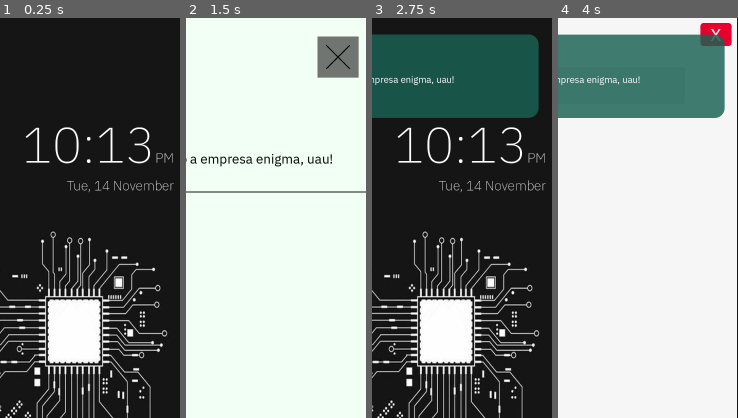
Above: before the commit, frames 1-4 (left to right).
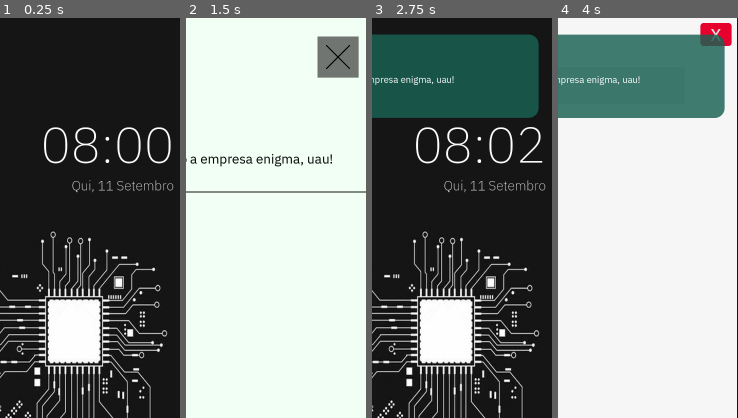
Above: after the commit, the same moments.

Repository: StudioENIGMA/ProjectENIGMA
Game: Godot game, scene res://scenes/main.tscn
Two runs of this game, one before a commit and one after it. Both use one fixed random seed, a clock stepped at 60 frames per second and the inputs below. The engine's default icon, where the game draws it, is replaced by a stand-in: a white triangle on a blue panel in a dark square.
Inputs (mouse positions are % of the whole screen's width and height, from its top left):
- Up to frame 1 (0.25 s): no input
- Up to frame 2 (1.5 s): click "Messages" at 0.5 s; click "< --" at 1.25 s
- Up to frame 3 (2.75 s): click (92, 5) at 2 s
- Up to frame 4 (4 s): click "App Store" at 2.75 s; click (50, 8) at 3.52 s; type "12" at 3.6 s
The pictures show only the part of the screen within x 50-100%, y 0-50%; the shares and areas given below are measured in that part.

The runs differ from the first frame. In frame 1, 3.0% of the frame differs, in the area x 13-97%, y 27-44%; in frame 2, nothing differs; in frame 3, 3.0%; in frame 4, nothing differs.

Commit message:
feat: add in game timed clock

Diff:
--- a/scenes/game_screen.tscn
+++ b/scenes/game_screen.tscn
@@ -43,18 +43,9 @@
 
 [node name="shop_app" parent="Control/Apps" instance=ExtResource("5_x5x4e")]
 visible = false
-offset_left = -540.0
-offset_top = -1205.0
-offset_right = -540.0
-offset_bottom = -1205.0
-is_fake = false
 
 [node name="fake_shop_app" parent="Control/Apps" instance=ExtResource("5_x5x4e")]
 visible = false
-offset_left = -540.0
-offset_top = -1205.0
-offset_right = -540.0
-offset_bottom = -1205.0
 
 [node name="ScrollContainer" type="ScrollContainer" parent="Control"]
 layout_mode = 0
@@ -158,6 +149,10 @@
 vertical_alignment = 1
 script = ExtResource("16_1vcyb")
 
+[node name="Timer" type="Timer" parent="."]
+wait_time = 600.0
+one_shot = true
+
 [connection signal="pressed" from="Control/ScrollContainer/VBoxContainer/SettingsButton" to="Control/ScrollContainer/TouchSoundPlayer" method="play_touch_sound"]
 [connection signal="pressed" from="Control/ScrollContainer/VBoxContainer/MessagesButton" to="Control/Apps/messages_app" method="show"]
 [connection signal="pressed" from="Control/ScrollContainer/VBoxContainer/MessagesButton" to="Control/ScrollContainer/TouchSoundPlayer" method="play_touch_sound"]
--- a/scripts/control.gd
+++ b/scripts/control.gd
@@ -1,7 +1,16 @@
 extends Control
+
+func day_zero() -> void:
+	pass
 
 # Called when the node enters the scene tree for the first time.
 func _ready() -> void:
+
+	var timer =	$"../Timer"
+	timer.start()
+
+	print(timer.get_time_left())
+
 	EventBus.send_message.emit("Chefinho", "seja bem vindo a empresa enigma, uau!", 0)
 	EventBus.send_notification.emit("seja bem vindo a empresa enigma, uau!", "Chefinho")
 
--- a/scripts/time_clock.gd
+++ b/scripts/time_clock.gd
@@ -1,51 +1,37 @@
 extends RichTextLabel
 
-func _physics_process(_delta: float) -> void:
-	var datetime = Time.get_datetime_dict_from_system()
+func _process(_delta: float) -> void:
+	var timer = $"../../Timer"
+
+	var current_day_minutes : float = -timer.get_time_left() + 1080
+
+	var current_hour : int = int(current_day_minutes) / 60
+	var current_minute : int = int(current_day_minutes) % 60
+
+	var day : String = str(11 + GameData.data.current_day)
+
+	var weekday_int : int = 4 + GameData.data.current_day % 6
 	var weekday : String
-	match datetime["weekday"]:
+	match weekday_int:
 		1:
-			weekday = "Monday"
+			weekday = "Segunda"
 		2:
-			weekday = "Tuesday"
+			weekday = "Terça"
 		3:
-			weekday = "Wednesday"
+			weekday = "Quarta"
 		4:
-			weekday = "Thursday"
+			weekday = "Quinta"
 		5:
-			weekday = "Friday"
+			weekday = "Sexta"
 		6:
-			weekday = "Saturday"
+			weekday = "Sábado"
 		0:
-			weekday = "Sunday"
-	var month : String
-	match datetime["month"]:
-		1:
-			month = "January"
-		2:
-			month = "February"
-		3:
-			month = "March"
-		4:
-			month = "April"
-		5:
-			month = "May"
-		6:
-			month = "June"
-		7:
-			month = "July"
-		8:
-			month = "August"
-		9:
-			month = "September"
-		10:
-			month = "October"
-		11:
-			month = "November"
-		12:
-			month = "December"
-	var hours = datetime["hour"]
-	var minutes = str(datetime["minute"]) if datetime["minute"] >= 10 else "0" + str(datetime["minute"])
-	var ampm = "PM" if hours > 12 else "AM"
-	self.text = "[font n=res://assets/fonts/IBMPlexSans-ExtraLight.ttf size=\"150\"]" + str(hours % 12) + ":" + minutes + "[/font][font n=res://assets/fonts/IBMPlexSans-ExtraLight.ttf size=\"40\"]" + ampm +"\n"
-	self.text += weekday.left(3) + ", " + str(datetime["day"]) + " " + month + "[/font]"
+			weekday = "Domingo"
+
+	var month : String = "Setembro"
+
+	var hours : String = str(current_hour) if current_hour >= 10 else "0" + str(current_hour)
+	var minutes : String = str(current_minute) if current_minute >= 10 else "0" + str(current_minute)
+
+	self.text = "[font n=res://assets/fonts/IBMPlexSans-ExtraLight.ttf size=\"150\"]" + hours + ":" + minutes + "[/font][font n=res://assets/fonts/IBMPlexSans-ExtraLight.ttf size=\"40\"]\n"
+	self.text += weekday.left(3) + ", " + day + " " + month + "[/font]"
Not shown: 1 places in scenes/game_screen.tscn that only renumber resources
